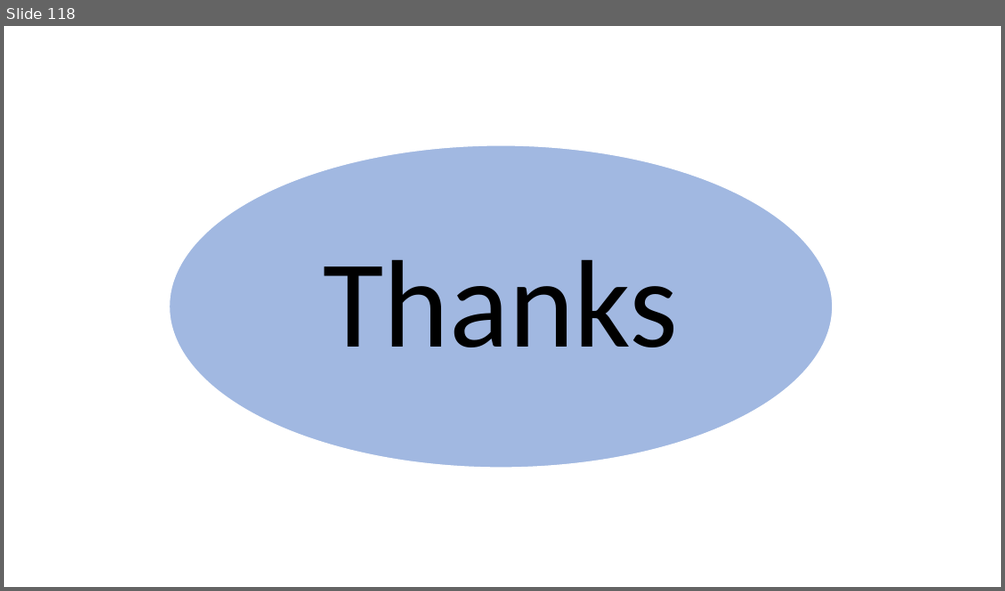
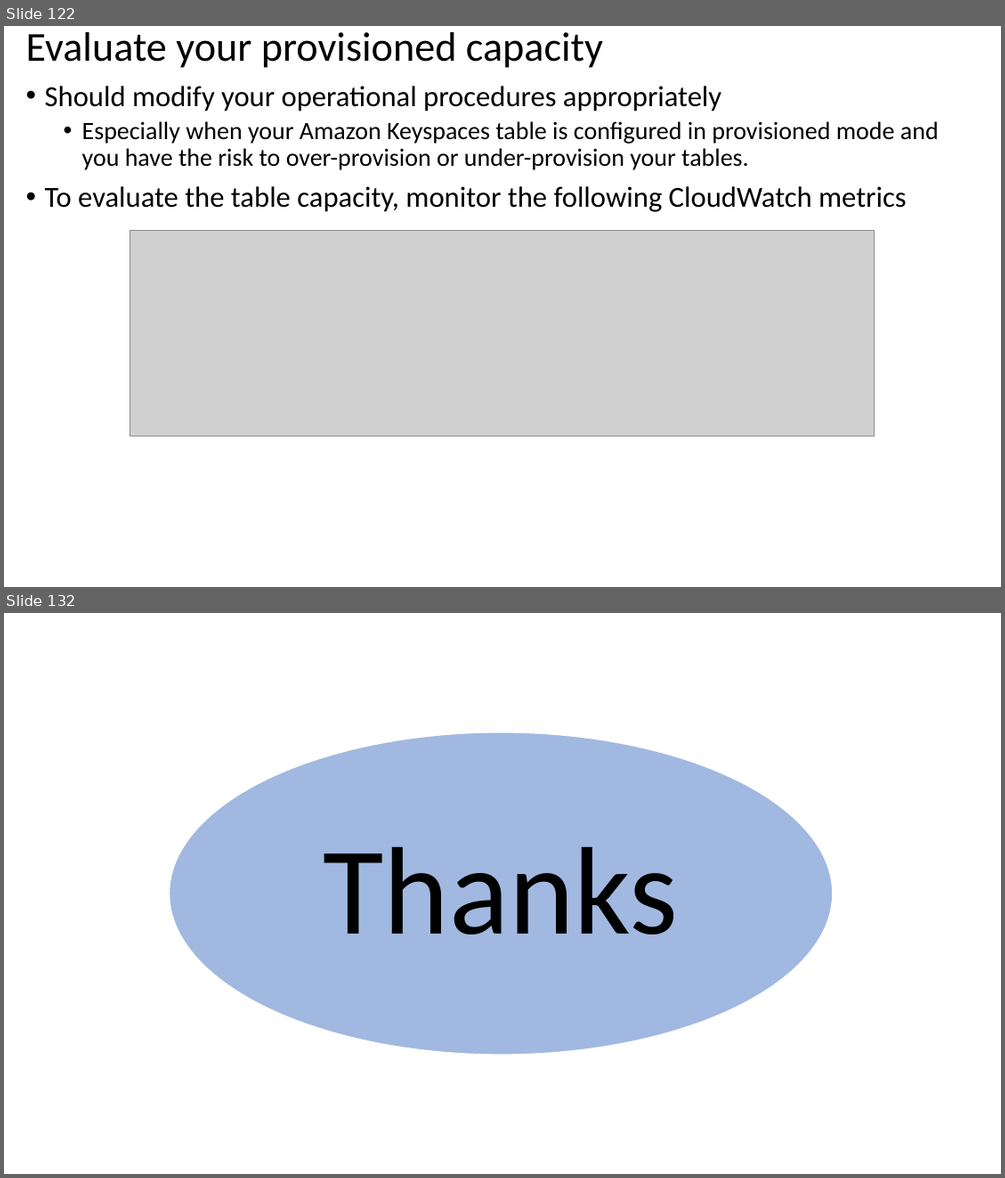
Before and after one commit to atingupta2005/nosql-databases-aws-azure-oct-23, a slide deck: PPTs/3-AWS-Keyspaces.pptx. Shown one above the other, each under a label of ours: slide 118 before the commit, slides 122 and 132 after it; the slides between them are not shown. The pictures are 1005x591 and 1005x1178 pixels, drawn with LibreOffice and Linux fonts; fonts in the diff are those of the drawing; grey boxes stand for pictures. Boxes give left, top, right and bottom in pixels: in the first picture for what was removed or moved away, otherwise in the second. Text is boxed around its words. In the diff, an @@ line names an element or a change of style, - is before the commit and + after.

```diff
--- a/PPTs/3-AWS-Keyspaces.pptx
+++ b/PPTs/3-AWS-Keyspaces.pptx
@@ slide 122 added at [4, 26, 1001, 587], background #FFFFFF @@
@@ title added at [26, 32, 603, 68], 39.6 pt, text #000000 @@
+Evaluate your provisioned capacity
@@ text added at [45, 86, 938, 212], 24 pt, text #000000 @@
+• Should modify your operational procedures appropriately
+  • Especially when your Amazon Keyspaces table is configured in provisioned mode and you have the risk to over-provision or under-provision your tables.
+• To evaluate the table capacity, monitor the following CloudWatch metrics
@@ picture added at [130, 231, 874, 435] @@
@@ what was slide 118 is now slide 132 @@
```
Also in this commit, not shown: 42 other slides added, 29 slides removed, 26 other files.
